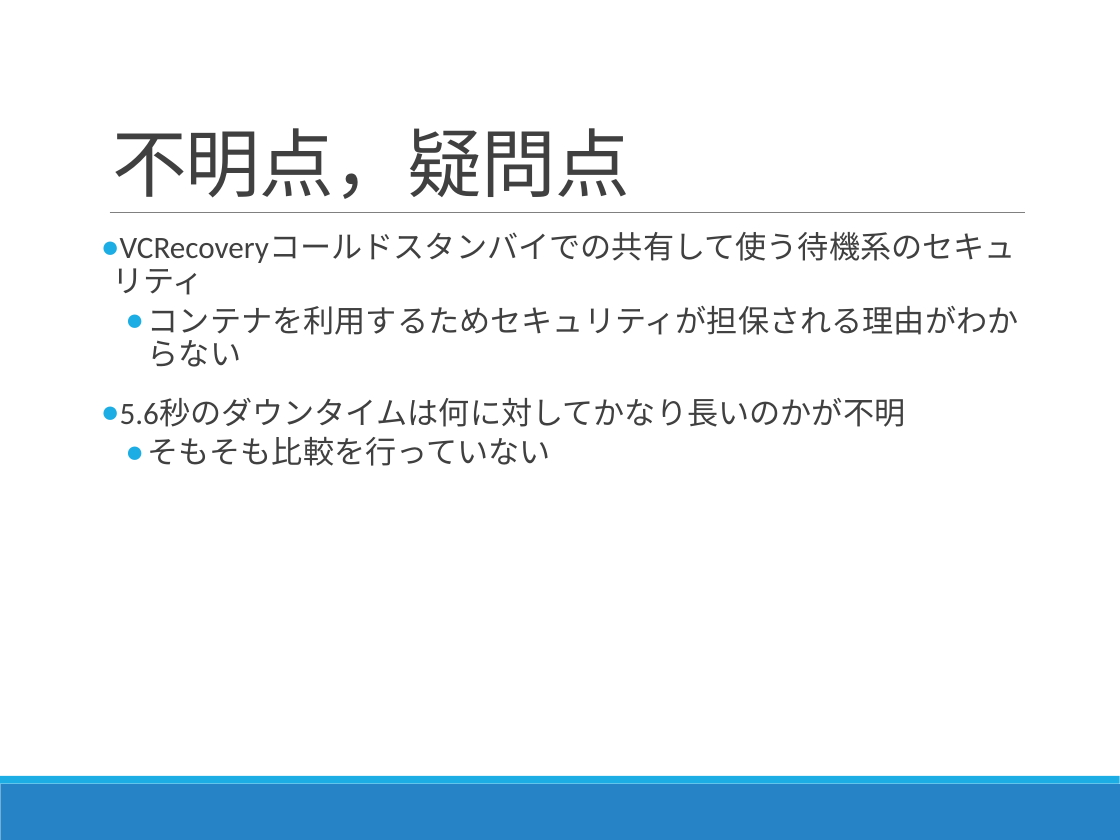
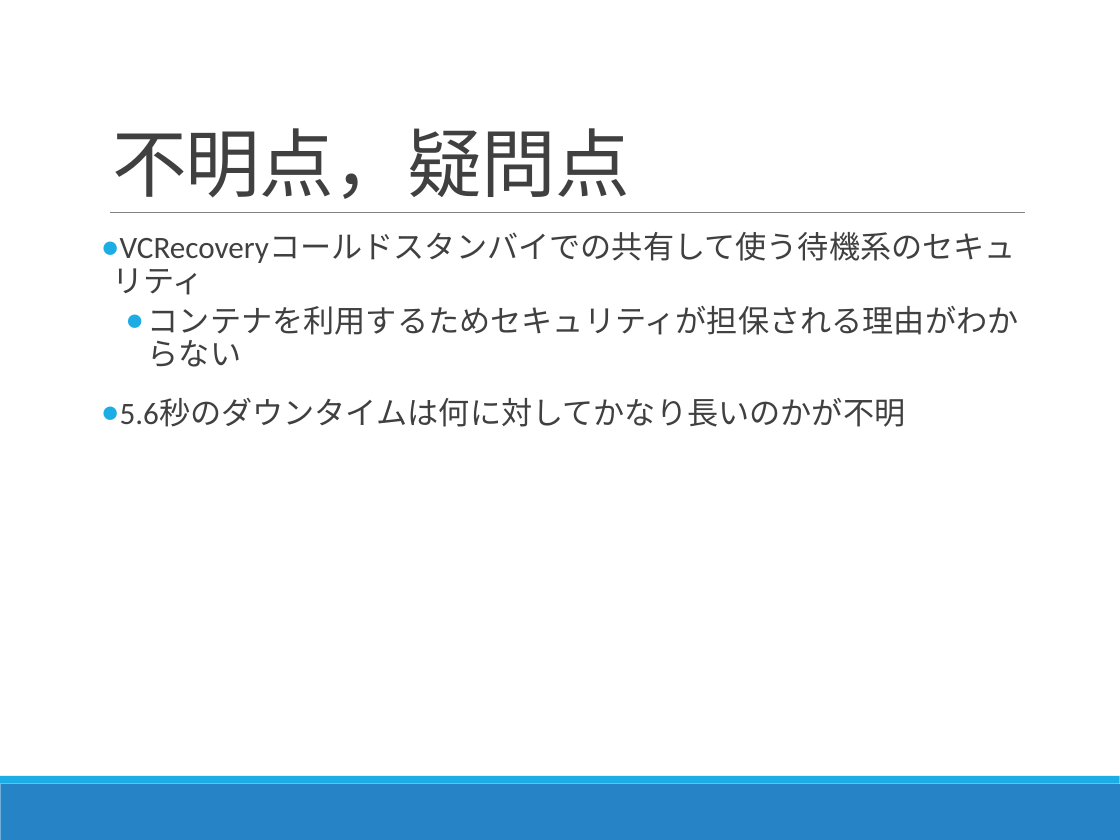
Before and after one commit to Kota0823/Document, a slide deck: slide 34 of 輪講2019-1_鈴木洸太.pptx (slide 36 before the commit). Drawn at 1120x840 pixels with LibreOffice and Linux fonts; fonts in the diff are those of the drawing. Boxes give left, top, right and bottom in pixels: in the first picture for what was removed or moved away, otherwise in the second. Text is boxed around its words. In the diff, an @@ line names an element or a change of style, - is before the commit and + after.

```diff
--- a/輪講2019-1_鈴木洸太.pptx
+++ b/輪講2019-1_鈴木洸太.pptx
@@ text at [148,437,551,466]: paragraph removed @@
-  ● そもそも比較を行っていない
```
Also in this commit, not shown: 5 other slides changed, 1 slide removed.
